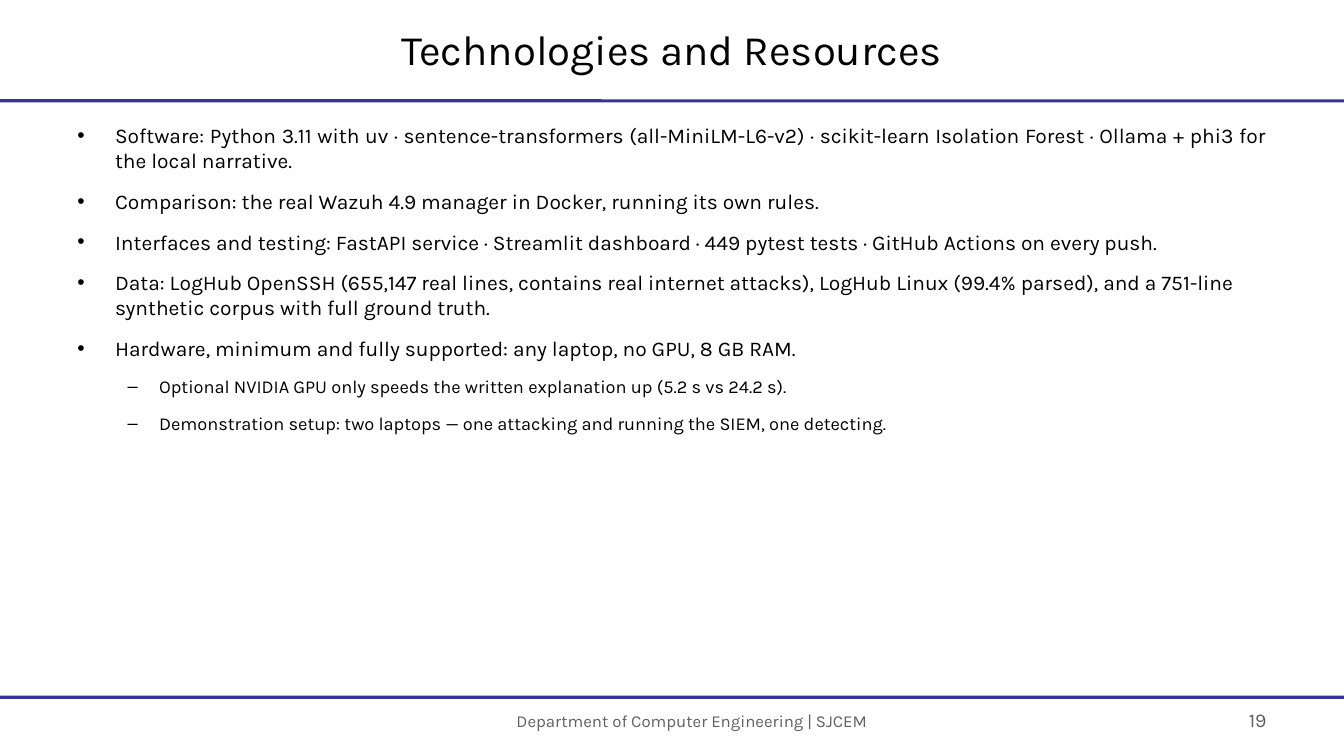
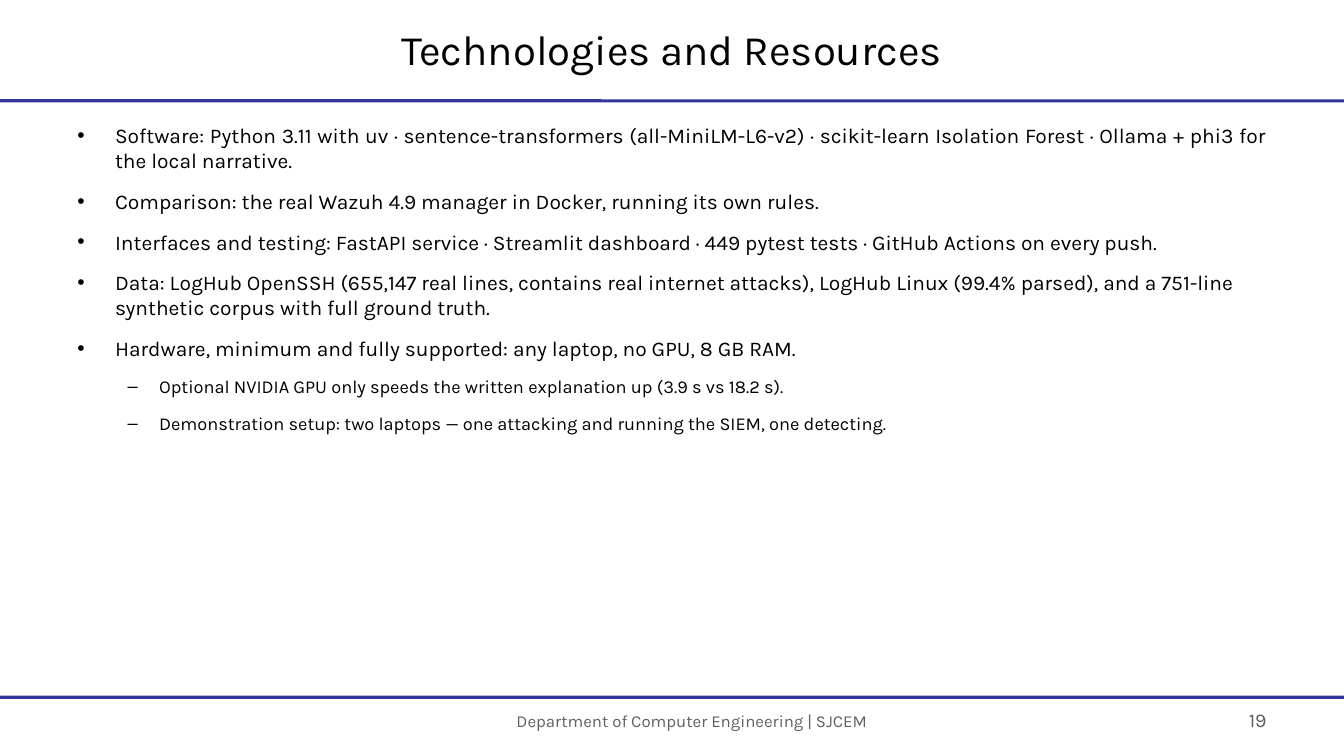
Before and after one commit to Vaishakh11000/log-anomaly-detector-fork, a slide deck: slide 19 of docs/presentation-2026-08-31/deck.pptx. Drawn at 1344x756 pixels with LibreOffice and Linux fonts; fonts in the diff are those of the drawing; background and template pictures are left out. Boxes give left, top, right and bottom in pixels: in the first picture for what was removed or moved away, otherwise in the second. Text is boxed around its words. In the diff, an @@ line names an element or a change of style, - is before the commit and + after.

```diff
--- a/docs/presentation-2026-08-31/deck.pptx
+++ b/docs/presentation-2026-08-31/deck.pptx
@@ text at bbox=[159, 380, 783, 398]: text changed @@
-  – Optional NVIDIA GPU only speeds the written explanation up (5.2 s vs 24.2 s).
+  – Optional NVIDIA GPU only speeds the written explanation up (3.9 s vs 18.2 s).
```
Also in this commit, not shown: 1 other slide changed, 19 other files.
